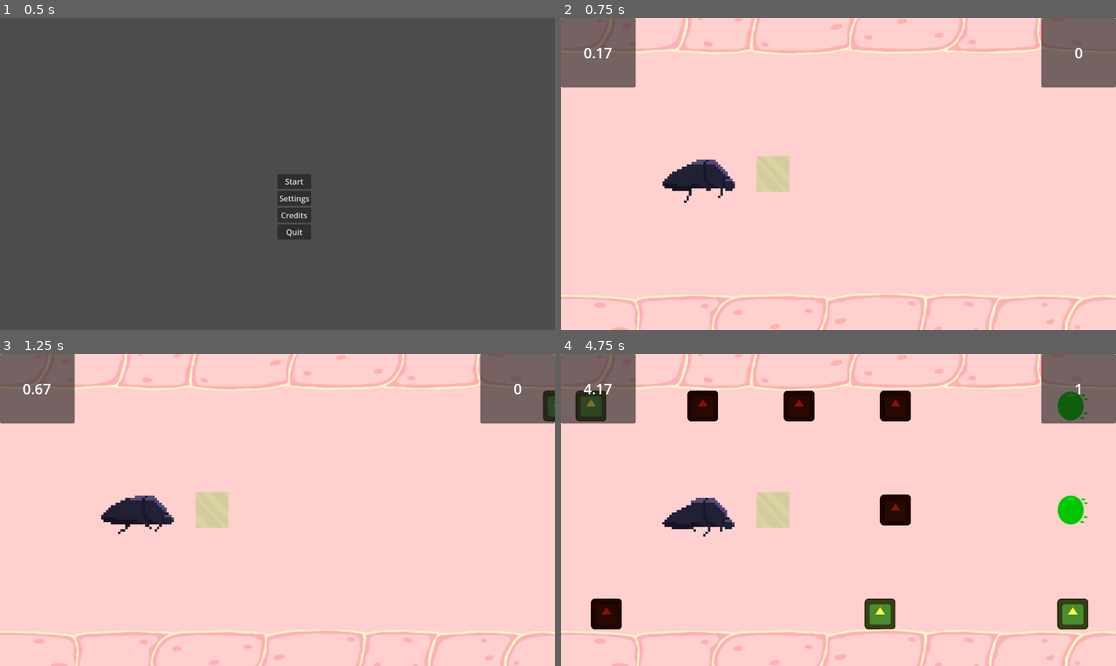
Above: before the commit, frames 1-4 (two rows, left to right).
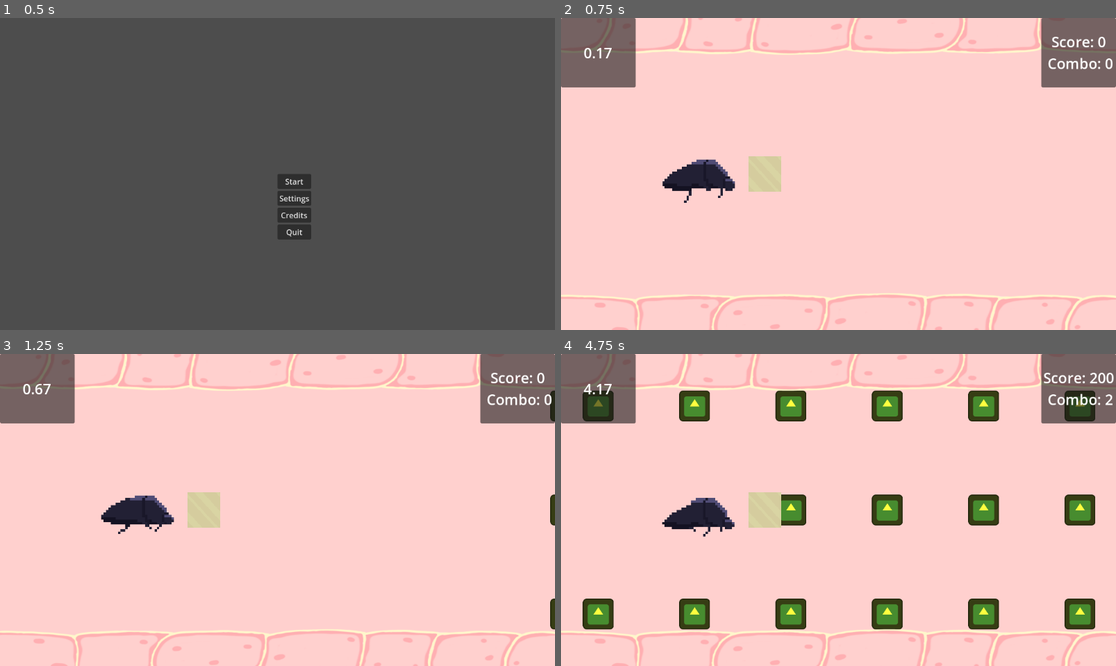
Above: after the commit, the same moments.

Repository: milnej/EscapeFromFrog
Game: Godot game, scene res://Scene/menu.tscn
Same seed, same stepped clock (60 frames per second), same inputs: the game is played once before the commit and once after it. The engine's default icon, where the game draws it, is replaced by a stand-in: a white triangle on a blue panel in a dark square.
Inputs:
- Up to frame 1 (0.5 s): no input
- Up to frame 2 (0.75 s): click "Start" at 0.5 s
- Up to frame 3 (1.25 s): no input
- Up to frame 4 (4.75 s): hold L (note_right) 1.28-2.03 s; tap Space (beetle_attack) every 0.75 s from 1.35 to 4.35 s; hold S (beetle_down) 2.03-2.78 s; hold L (note_right) 2.78-3.53 s; hold W (beetle_up) 3.53-4.28 s; hold A (note_left) from 4.28 s (still down)

Frame 1 is identical in both runs. In frame 2, 0.7% of the frame differs, in the area x 33-100%, y 6-56%; in frame 3, 1.0%; in frame 4, 9.7%, in the area x 2-100%, y 6-89%.

Commit message:
Added building and breaking of combos

Diff:
--- a/GutsManager.gd
+++ b/GutsManager.gd
@@ -9,6 +9,7 @@
 
 var _run_time := 0.0
 var _score := 0
+var _combo := 0
 
 func _ready() -> void:
 	var cam_center = camera_2d.get_screen_center_position()
@@ -29,15 +30,22 @@
 			child.process_mode = Node.PROCESS_MODE_DISABLED
 			child.visible = false
 	SignalBus.connect("note_collected", _add_score)
+	SignalBus.connect("note_missed", _break_combo)
 
 func _process(delta: float) -> void:
 	_run_time += delta
 
 	timer_label.text = "%.2f" % _run_time
-	score_label.text = str(_score)
+	score_label.text = "Score: %d\n Combo: %d" % [_score, _combo]
 
 func _add_score(points: int) -> void:
-	_score += points
+	var combo_bonus = (points / 100) * (_combo / 5)
+
+	_score += points + combo_bonus
+	_combo += 1
+
+func _break_combo() -> void:
+	_combo = 0
 
 func _update_leaderboard():
 	pass
--- a/Scene/Beetle.gd
+++ b/Scene/Beetle.gd
@@ -1,4 +1,4 @@
-extends Node2D
+class_name Beetle_Player extends Node2D
 
 var top_position : Vector2
 var middle_position : Vector2
--- a/Scene/acid.tscn
+++ b/Scene/acid.tscn
@@ -13,7 +13,6 @@
 [node name="Sprite2D" type="Sprite2D" parent="."]
 modulate = Color(0, 1, 0, 1)
 texture_filter = 1
-position = Vector2(-32, 0)
 texture = ExtResource("2_40raq")
 
 [node name="Area2D" type="Area2D" parent="Sprite2D"]
--- a/Scene/beetle_trapped.tscn
+++ b/Scene/beetle_trapped.tscn
@@ -1,16 +1,17 @@
-[gd_scene load_steps=4 format=3 uid="uid://bpqdwakl4j5m1"]
+[gd_scene load_steps=4 format=3 uid="uid://ge7urkjs6jv7"]
 
-[ext_resource type="Script" path="res://Scripts/unbreakable_flesh.gd" id="1_q5tcs"]
+[ext_resource type="Script" path="res://Scripts/note.gd" id="1_b4x4c"]
 [ext_resource type="Texture2D" uid="uid://bs6r4ygmfwj0x" path="res://icon.svg" id="2_xxukw"]
 
 [sub_resource type="RectangleShape2D" id="RectangleShape2D_yf74h"]
 size = Vector2(128, 128)
 
-[node name="Note" type="Node2D"]
-script = ExtResource("1_q5tcs")
+[node name="Note2" type="Node2D"]
+script = ExtResource("1_b4x4c")
+points_value = 500
 
 [node name="Sprite2D" type="Sprite2D" parent="."]
-modulate = Color(0.0470588, 0.282353, 0.494118, 1)
+modulate = Color(0.047, 0.282, 0.494, 1)
 scale = Vector2(0.5, 0.5)
 texture = ExtResource("2_xxukw")
 
--- a/Scene/breakable_flesh.tscn
+++ b/Scene/breakable_flesh.tscn
@@ -8,10 +8,10 @@
 
 [node name="Note" type="Node2D"]
 script = ExtResource("1_munt2")
+points_value = 100
 
 [node name="Sprite2D" type="Sprite2D" parent="."]
 modulate = Color(1, 1, 0.247059, 1)
-position = Vector2(-32, 0)
 scale = Vector2(0.5, 0.5)
 texture = ExtResource("2_xejaf")
 
--- a/Scene/guts.tscn
+++ b/Scene/guts.tscn
@@ -75,9 +75,10 @@
 }]
 
 [sub_resource type="RectangleShape2D" id="RectangleShape2D_bx3a4"]
-size = Vector2(32, 18)
+size = Vector2(15.8, 18)
 
-[sub_resource type="CircleShape2D" id="CircleShape2D_fape4"]
+[sub_resource type="RectangleShape2D" id="RectangleShape2D_xnirx"]
+size = Vector2(13.6, 14.6)
 
 [node name="Guts" type="Node2D"]
 
@@ -148,7 +149,7 @@
 [node name="HitBox" type="Area2D" parent="Beetle"]
 
 [node name="HitBoxCollider" type="CollisionShape2D" parent="Beetle/HitBox"]
-position = Vector2(0, 1)
+position = Vector2(-8.1, 1)
 shape = SubResource("RectangleShape2D_bx3a4")
 
 [node name="BeetleNotePicker" type="Node2D" parent="Beetle"]
@@ -156,9 +157,11 @@
 script = ExtResource("6_rirdj")
 
 [node name="HurtBox" type="Area2D" parent="Beetle/BeetleNotePicker"]
+position = Vector2(-30.4, 0)
 
 [node name="HurtBoxCollider" type="CollisionShape2D" parent="Beetle/BeetleNotePicker/HurtBox"]
-shape = SubResource("CircleShape2D_fape4")
+position = Vector2(27, 0)
+shape = SubResource("RectangleShape2D_xnirx")
 
 [node name="Sprite2D" type="Sprite2D" parent="Beetle/BeetleNotePicker/HurtBox/HurtBoxCollider"]
 texture_filter = 1
--- a/Scene/trapped_beetle.tscn
+++ b/Scene/trapped_beetle.tscn
@@ -6,9 +6,9 @@
 [sub_resource type="RectangleShape2D" id="RectangleShape2D_yf74h"]
 size = Vector2(128, 128)
 
-[node name="Note" type="Node2D"]
+[node name="Note3" type="Node2D"]
 script = ExtResource("1_rybgl")
-points_value = 5
+points_value = 500
 
 [node name="Sprite2D" type="Sprite2D" parent="."]
 modulate = Color(0, 1, 0, 1)
--- a/Scene/unbreakable_flesh.tscn
+++ b/Scene/unbreakable_flesh.tscn
@@ -1,16 +1,16 @@
-[gd_scene load_steps=4 format=3 uid="uid://js41db8ow8hu"]
+[gd_scene load_steps=4 format=3 uid="uid://d1up4r1xfavds"]
 
-[ext_resource type="Script" path="res://Scripts/beetle_trapped.gd" id="1_klm06"]
+[ext_resource type="Script" path="res://Scripts/acid.gd" id="1_b0nbv"]
 [ext_resource type="Texture2D" uid="uid://bs6r4ygmfwj0x" path="res://icon.svg" id="2_c6od4"]
 
 [sub_resource type="RectangleShape2D" id="RectangleShape2D_yf74h"]
 size = Vector2(128, 128)
 
-[node name="Note" type="Node2D"]
-script = ExtResource("1_klm06")
+[node name="Note2" type="Node2D"]
+script = ExtResource("1_b0nbv")
 
 [node name="Sprite2D" type="Sprite2D" parent="."]
-modulate = Color(0.537255, 0.0666667, 0, 1)
+modulate = Color(0.537, 0.067, 0, 1)
 scale = Vector2(0.5, 0.5)
 texture = ExtResource("2_c6od4")
 
@@ -19,7 +19,6 @@
 
 [node name="CollisionShape2D" type="CollisionShape2D" parent="Sprite2D/Area2D"]
 shape = SubResource("RectangleShape2D_yf74h")
-debug_color = Color(0.94902, 0.184314, 0.341176, 0.419608)
 
 [connection signal="area_entered" from="Sprite2D/Area2D" to="." method="_on_area_2d_area_entered"]
 [connection signal="area_exited" from="Sprite2D/Area2D" to="." method="_on_area_2d_area_exited"]
--- a/Scripts/acid.gd
+++ b/Scripts/acid.gd
@@ -1,6 +1,4 @@
-extends Note
+extends "res://Scripts/note.gd"
 
 func collect():
-	super.collect()
-
 	pass
--- a/Scripts/note.gd
+++ b/Scripts/note.gd
@@ -57,6 +57,9 @@
 	if area.get_parent() is Note_Picker:
 		is_colliding = true;
 		note_picker = area.get_parent()
+	elif area.get_parent() is Beetle_Player:
+		is_colliding = false;
+		SignalBus.note_missed.emit()
 
 func _on_area_2d_area_exited(area):
 	if area.get_parent() is Note_Picker:
--- a/global_vars.gd
+++ b/global_vars.gd
@@ -1,6 +1,6 @@
 extends Node
 
-var vertical_position_increments := 185
+var vertical_position_increments := 216
 var top_beetle_pos : Vector2
 var middle_beetle_pos : Vector2
 var bottom_beetle_pos : Vector2
--- a/note.tscn
+++ b/note.tscn
@@ -1,17 +1,17 @@
 [gd_scene load_steps=4 format=3 uid="uid://bngn2iigrq677"]
 
-[ext_resource type="Script" path="res://Scripts/breakable_flesh.gd" id="1_4krcn"]
+[ext_resource type="Script" path="res://Scripts/note.gd" id="1_jmnrm"]
 [ext_resource type="Texture2D" uid="uid://bs6r4ygmfwj0x" path="res://icon.svg" id="1_nq5ql"]
 
 [sub_resource type="RectangleShape2D" id="RectangleShape2D_yf74h"]
 size = Vector2(128, 128)
 
-[node name="Note" type="Node2D"]
-script = ExtResource("1_4krcn")
+[node name="Note3" type="Node2D"]
+script = ExtResource("1_jmnrm")
+points_value = 100
 
 [node name="Sprite2D" type="Sprite2D" parent="."]
-modulate = Color(1, 1, 0.247059, 1)
-position = Vector2(-32, 0)
+modulate = Color(0, 0.619635, 0.966662, 1)
 scale = Vector2(0.5, 0.5)
 texture = ExtResource("1_nq5ql")
 
--- a/signal_bus.gd
+++ b/signal_bus.gd
@@ -1,3 +1,4 @@
 extends Node
 
 signal note_collected(value: int)
+signal note_missed()
Not shown: 1 places in Scene/acid.tscn that only renumber resources
Not shown: 1 places in Scene/breakable_flesh.tscn that only renumber resources
Not shown: 1 places in Scene/guts.tscn that only renumber resources
Not shown: 1 places in Scene/trapped_beetle.tscn that only renumber resources
Not shown, changed: beatMap1.txt
